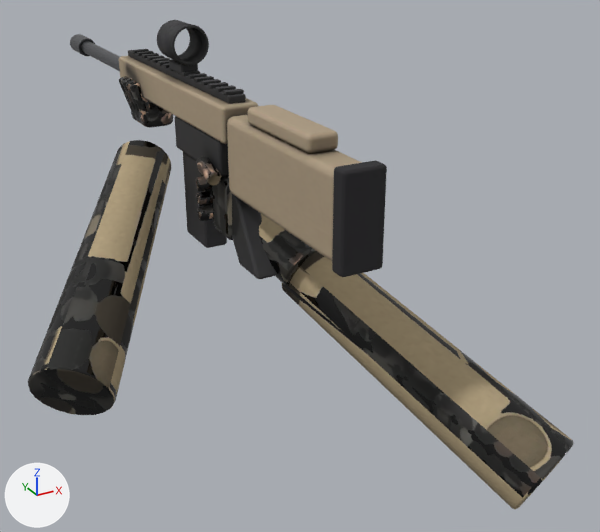
The glTF model spil/sigtekorn/modeller/kamp.glb as it was, and as the next commit left it.
Both versions are drawn from a camera (50 mm lens) standing at (-0.401, -0.92, 0.255) and looking at (0.107, 0.005, -0.207). The axes (+X, +Y, +Z) are drawn at lower left. The lights are the same throughout. The first picture is the older version. Vertices at exactly the same position are counted once.

Names of what the first picture shows: 'hænder', 'kamp'.
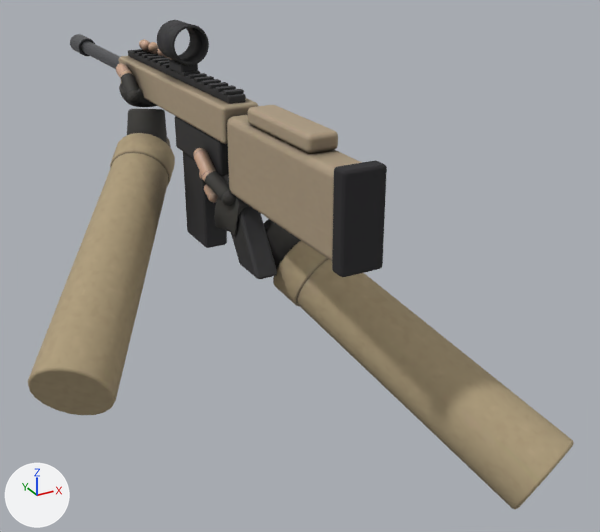
Diff of the bpy script that builds the scene:
```diff
--- a/spil/sigtekorn/modeller/kamp.glb.py
+++ b/spil/sigtekorn/modeller/kamp.glb.py
@@ me_højre_håndflade @@
 # used by ob_hænder; location = (0.0, 0.0, 0.0)
-me_højre_håndflade.from_pydata(...)  # 1296 vertices, 2536 faces; spans x -0.281..0.235, y -0.426..0.308, z -0.364..0.017
+me_højre_håndflade.from_pydata(...)  # 25784 vertices, 51232 faces; spans x -0.281..0.235, y -0.426..0.307, z -0.364..0.069
+# me_højre_håndflade part 1: a new loose piece, a UV sphere (16 segments, 10 rings, poles along z) spanning x -0.017..-0.001, y 0.014..0.029, z -0.099..-0.084, in mat_hænder
+# me_højre_håndflade part 2: a new loose piece, a UV sphere (16 segments, 10 rings, poles along z) spanning x -0.031..-0.01, y -0.062..-0.041, z -0.078..-0.057, in mat_hænder
+# me_højre_håndflade part 3: a new loose piece, a UV sphere (16 segments, 10 rings, poles along z) spanning x -0.04..-0.021, y -0.031..-0.012, z -0.059..-0.04, in mat_hænder
+# me_højre_håndflade part 4: the loose piece of 108 vertices spanning x -0.012..0.071, y -0.131..-0.031, z -0.175..-0.088 is multiplied about its middle by the matrix ((0.705, -0.295, 0.317), (0.626, 0.686, -0.183), (0.02, -0.039, 0.849)), then moved by (0.008, 0.018, -0.005)
+# me_højre_håndflade part 5: the loose piece of 96 vertices spanning x -0.02..0.018, y -0.047..0.011, z -0.132..-0.052 is rebuilt with 9634 vertices and now spans x -0.028..0.038, y -0.069..0.01, z -0.13..-0.041
+# me_højre_håndflade part 6: the loose piece of 84 vertices spanning x -0.032..0.018, y 0.007..0.035, z -0.123..-0.101 is deleted
+# me_højre_håndflade part 7: 1 vertex moved within x -0.03, y 0.271, z 0.015; 513 vertices removed from x -0.037..0.036, y 0.235..0.308, z -0.051..0.017; 10183 vertices added at x -0.091..0.042, y 0.151..0.307, z -0.135..0.069
+# me_højre_håndflade part 8: 251 vertices removed from x -0.039..0.018, y -0.037..0.035, z -0.103..-0.03; 1381 vertices added at x -0.039..0.109, y -0.137..0.054, z -0.21..-0.017
+# me_højre_håndflade part 9: 468 kept faces spanning x -0.281..0.235, y -0.426..0.225, z -0.364..-0.051 get new texture (UV) coordinates
+# other edits to the shape of me_højre_håndflade do not show in these pictures
 me_højre_håndflade.materials.append(mat_hænder)
```

Boxes [x1, y1, x2, y2] around the edits, measured in the pictures (600 x 532 px; the box of a moved part takes in the faces that stretch with it):
'hænder', reshaped (9% taller): before [28, 76, 574, 509]; after [28, 39, 574, 509]
part 1 of me_højre_håndflade, added: after [208, 191, 218, 203]
part 2 of me_højre_håndflade, added: after [221, 189, 236, 205]
part 3 of me_højre_håndflade, added: after [203, 170, 215, 182]
part 4 of me_højre_håndflade, moved or reshaped: before [259, 214, 316, 285]; after [264, 219, 301, 269]
part 5 of me_højre_håndflade, rebuilt: before [212, 176, 233, 240]; after [215, 175, 249, 236]
part 6 of me_højre_håndflade, deleted: before [197, 205, 213, 221]
part 7 of me_højre_håndflade, built on: before [119, 76, 173, 128]; after [110, 41, 175, 186]
part 8 of me_højre_håndflade, reshaped: before [196, 156, 221, 206]; after [193, 148, 328, 306]
part 9 of me_højre_håndflade, surface changed: before [28, 140, 574, 501]; after [28, 152, 574, 501]
